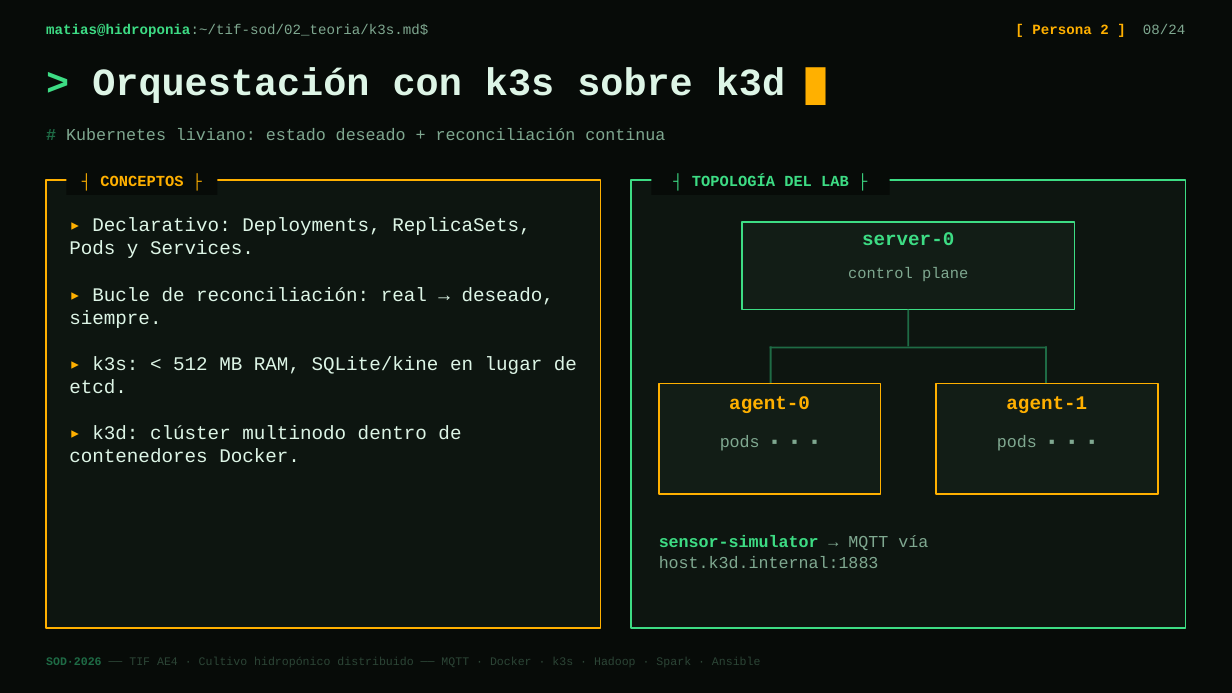
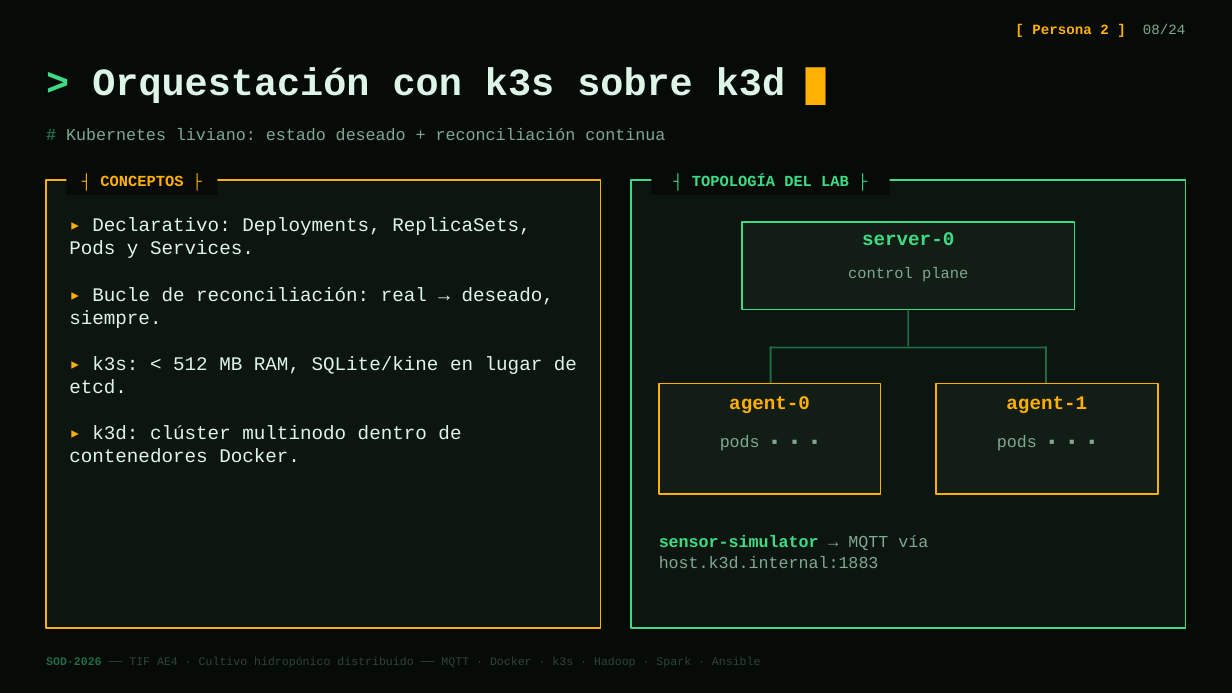
Before and after one commit to MatiasCarlsson/SOD, a slide deck: slide 8 of docs/Presentacion_TIF_SOD_2026.pptx. Drawn at 1232x693 pixels with LibreOffice and Linux fonts; fonts in the diff are those of the drawing; background and template pictures are left out. Boxes give left, top, right and bottom in pixels: in the first picture for what was removed or moved away, otherwise in the second. Text is boxed around its words. In the diff, an @@ line names an element or a change of style, - is before the commit and + after.

```diff
--- a/docs/Presentacion_TIF_SOD_2026.pptx
+++ b/docs/Presentacion_TIF_SOD_2026.pptx
@@ text removed at box(46, 24, 428, 37) @@
-matias@hidroponia:~/tif-sod/02_teoria/k3s.md$
```
Also in this commit, not shown: 23 other slides changed, 2 other files.
